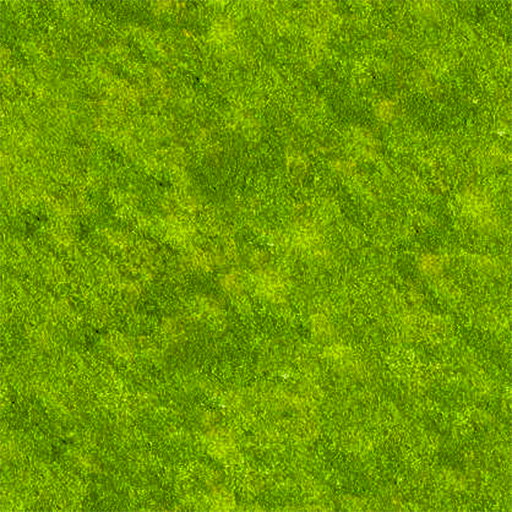
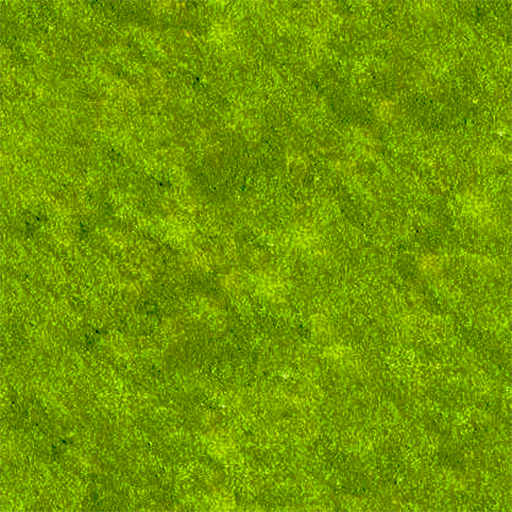
The second 512 × 512 image is a revision of the first. Changes to its layers:
painted on "Warstwa 1" over [0, 0, 512, 512]
